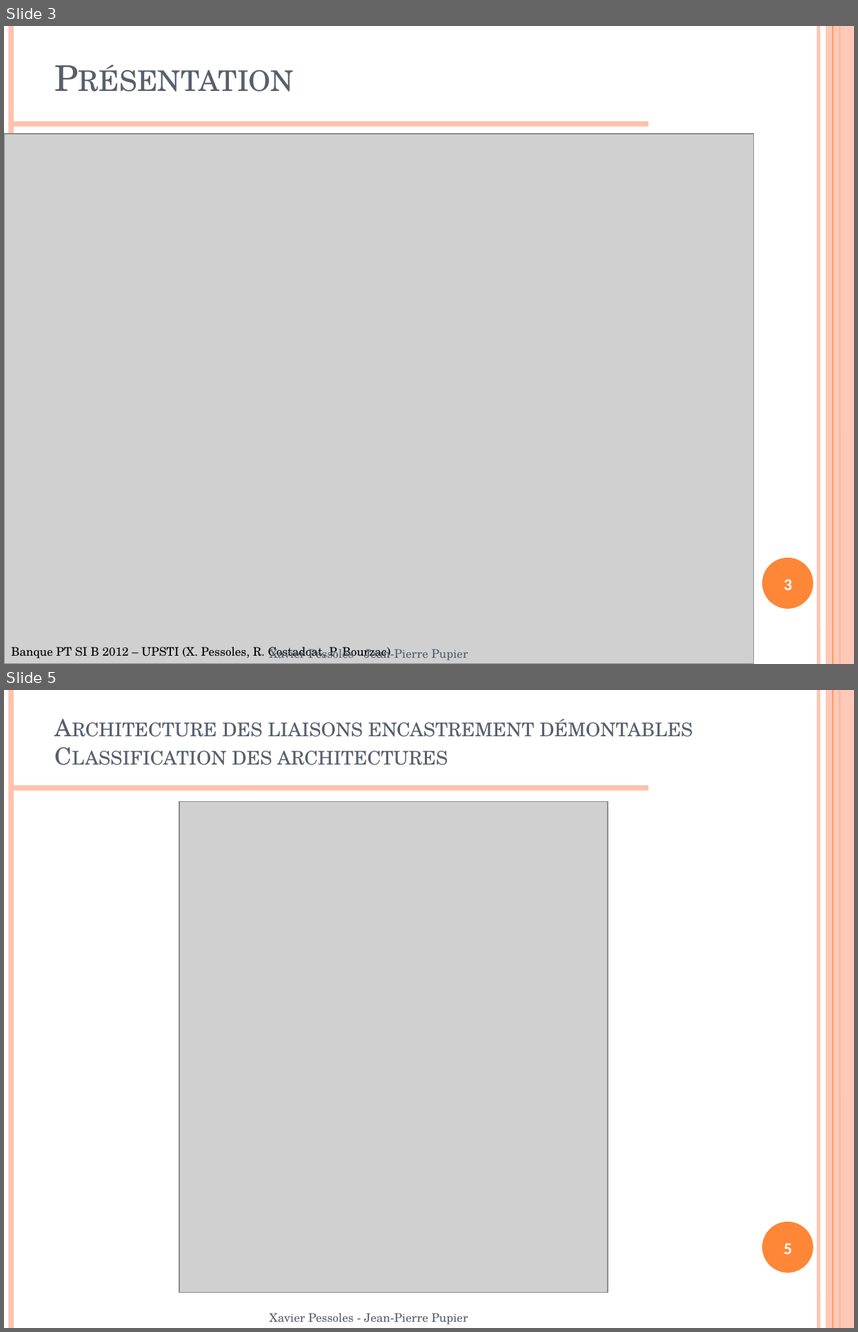
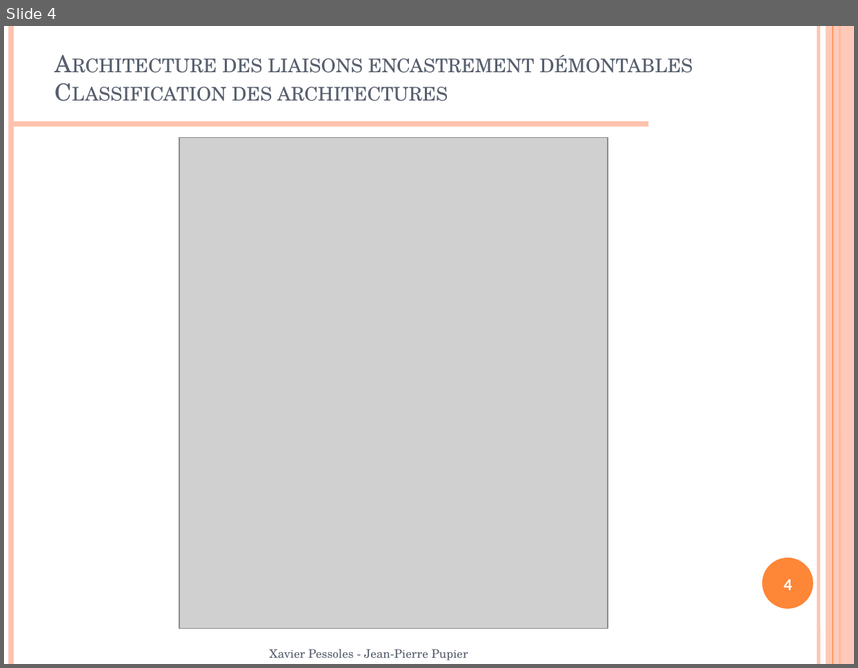
Before and after one commit to xpessoles/07_Etude_Systemes_Mecaniques_Analyser_Concevoir_Realiser, a slide deck: Concevoir/03_LiaisonsEncastrementDemontables/Cours/PPT/07_Cpt_03_LiaisonEncastrement.pptx. Shown one above the other, each under a label of ours: slides 3 and 5 before the commit, slide 4 after it; the slides between them are not shown. The pictures are 858x1332 and 858x668 pixels, drawn with LibreOffice and Linux fonts; fonts in the diff are those of the drawing; grey boxes stand for pictures; background and template pictures are left out. Boxes give left, top, right and bottom in pixels: in the first picture for what was removed or moved away, otherwise in the second. Text is boxed around its words. In the diff, an @@ line names an element or a change of style, - is before the commit and + after.

```diff
--- a/Concevoir/03_LiaisonsEncastrementDemontables/Cours/PPT/07_Cpt_03_LiaisonEncastrement.pptx
+++ b/Concevoir/03_LiaisonsEncastrementDemontables/Cours/PPT/07_Cpt_03_LiaisonEncastrement.pptx
@@ slide 3 removed at [4,26,854,664], background #FFFFFF; not listed: 7 template elements that a slide beside it also shows @@
@@ title removed at [47,37,741,117] @@
-Présentation
@@ picture removed at [4,134,754,664] @@
@@ page number removed at [784,579,792,590] @@
-3
@@ text removed at [11,646,390,658] @@
-Banque PT SI B 2012 – UPSTI (X. Pessoles, R. Costadoat, P. Bourzac)
@@ text removed at [270,646,468,660] @@
-Xavier Pessoles - Jean-Pierre Pupier
@@ what was slide 5 is now slide 4 @@
@@ page number at [784,579,792,590]: text changed @@
-5
+4
```
Also in this commit, not shown: 20 slides changed, 9 slides added, 1 other file.
